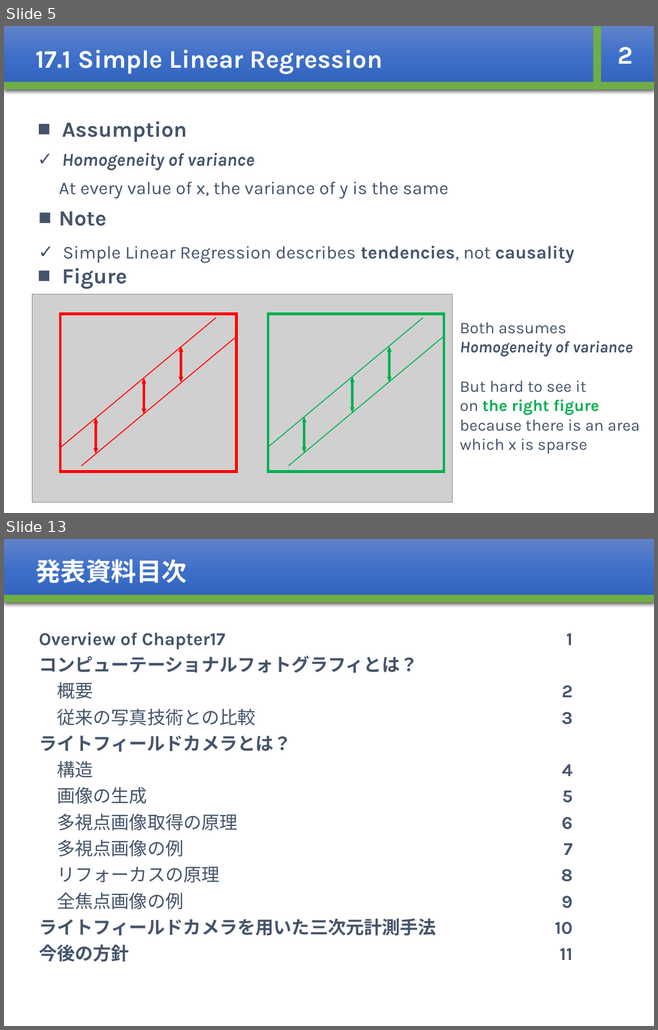
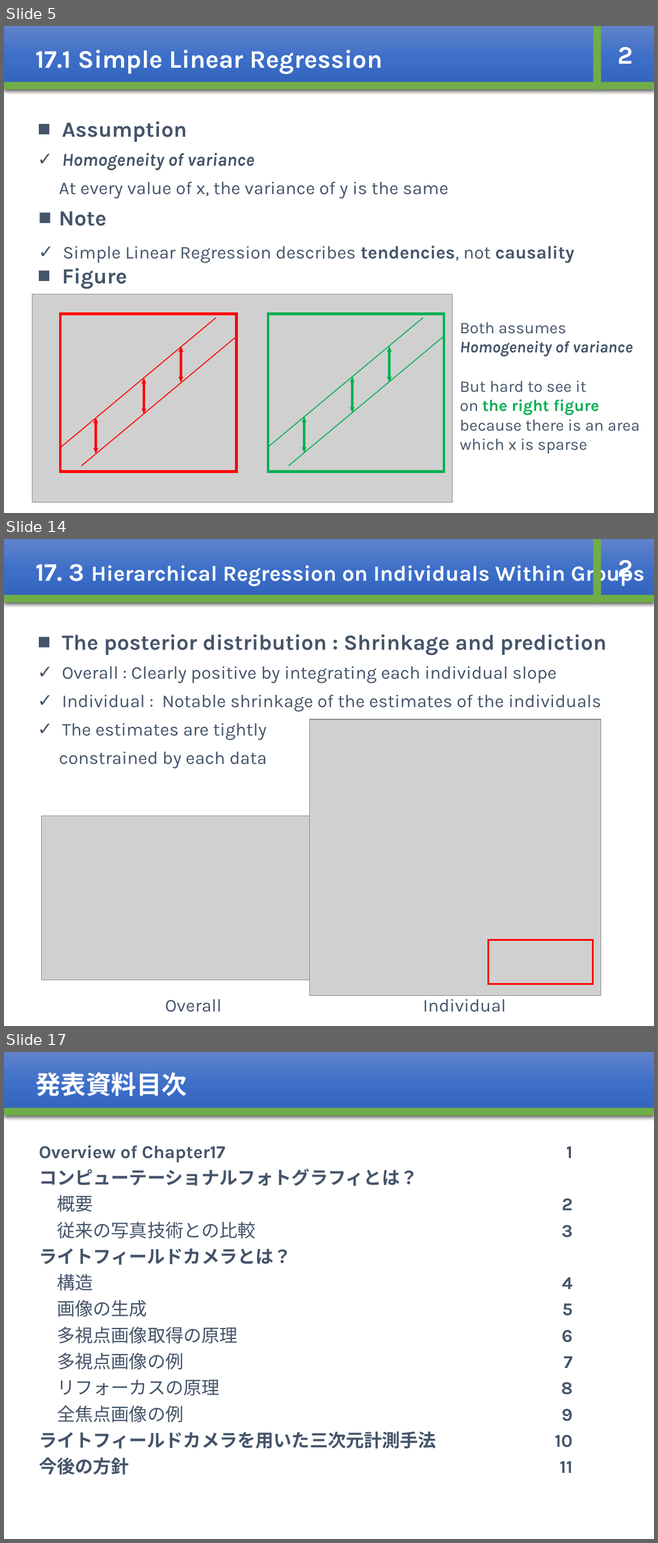
Before and after one commit to whcitizen/citizen-_task, a slide deck: 02_working/08_Bayesian/Bayesian_ch17_kajihara.pptx. Shown one above the other, each under a label of ours: slides 5 and 13 before the commit, slides 5, 14 and 17 after it; the slides between them are not shown. The pictures are 658x1030 and 658x1543 pixels, drawn with LibreOffice and Linux fonts; fonts in the diff are those of the drawing; grey boxes stand for pictures. Boxes give left, top, right and bottom in pixels: in the first picture for what was removed or moved away, otherwise in the second. Text is boxed around its words. In the diff, an @@ line names an element or a change of style, - is before the commit and + after.

```diff
--- a/02_working/08_Bayesian/Bayesian_ch17_kajihara.pptx
+++ b/02_working/08_Bayesian/Bayesian_ch17_kajihara.pptx
@@ slide 14 added at [4, 539, 654, 1026], background #FFFFFF @@
@@ rectangle added at [4, 539, 654, 603], fill gradient #6183CB to #3E70CA to #3062BB, 24 pt, text #FFFFFF, bold @@
+17. 3 Hierarchical Regression on Individuals Within Groups
@@ rectangle added at [593, 539, 601, 603], fill #70AD47 @@
@@ text added at [618, 560, 633, 584], 28 pt, text #FFFFFF, bold @@
+2
@@ rectangle added at [4, 595, 654, 603], fill #70AD47 @@
@@ text added at [59, 634, 606, 769], 20 pt, text #44546A @@
+■ The posterior distribution : Shrinkage and prediction
+✓ Overall : Clearly positive by integrating each individual slope
+✓ Individual : Notable shrinkage of the estimates of the individuals
+✓ The estimates are tightly
+constrained by each data
@@ picture added at [309, 719, 600, 996] @@
@@ picture added at [41, 816, 332, 980] @@
@@ rectangle added at [488, 940, 593, 984], outline #FF0000 2.25 pt @@
@@ text added at [165, 999, 222, 1012], 20 pt, text #44546A @@
+Overall
@@ text added at [423, 999, 506, 1012], 20 pt, text #44546A @@
+Individual
@@ what was slide 13 is now slide 17 @@
```
Also in this commit, not shown: 6 slides changed, 3 other slides added.
